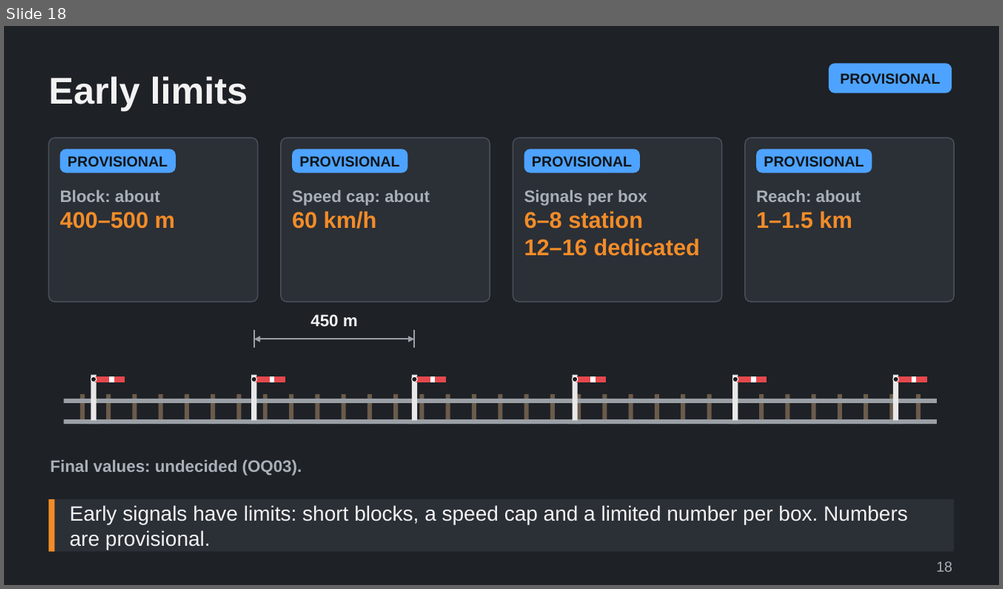
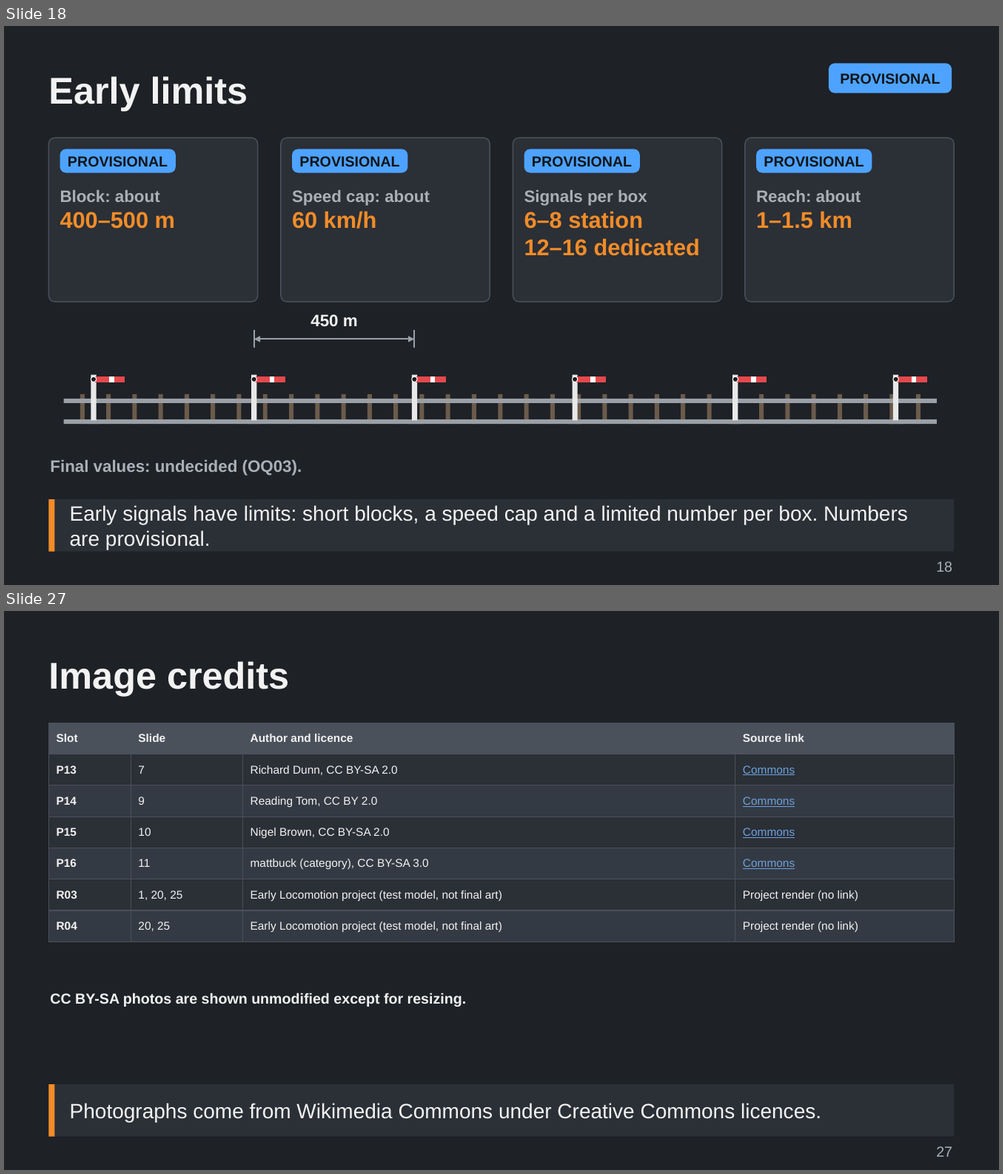
Before and after one commit to Tarenkookoo/Satisfactory---Early-Locomotion, a slide deck: Reporting/Claude Presents/Deck2_Signals/Signals_and_Signal_Boxes_Explained.pptx. Shown one above the other, each under a label of ours: slide 18 before the commit, slides 18 and 27 after it; the slides between them are not shown. The pictures are 1003x589 and 1003x1174 pixels, drawn with LibreOffice and Linux fonts; fonts in the diff are those of the drawing. Boxes give left, top, right and bottom in pixels: in the first picture for what was removed or moved away, otherwise in the second. Text is boxed around its words. In the diff, an @@ line names an element or a change of style, - is before the commit and + after.

```diff
--- a/Reporting/Claude Presents/Deck2_Signals/Signals_and_Signal_Boxes_Explained.pptx
+++ b/Reporting/Claude Presents/Deck2_Signals/Signals_and_Signal_Boxes_Explained.pptx
@@ slide 27 added at (4, 611, 999, 1170), background #1E2126 @@
@@ title added at (48, 661, 289, 696), 36 pt, text #F2F2F2, bold @@
+Image credits
@@ table added at (48, 723, 954, 943), 7 rows, 4 columns @@
+Slot | Slide | Author and licence | Source link
+P13 | 7 | Richard Dunn, CC BY-SA 2.0 | Commons
+P14 | 9 | Reading Tom, CC BY 2.0 | Commons
+P15 | 10 | Nigel Brown, CC BY-SA 2.0 | Commons
+P16 | 11 | mattbuck (category), CC BY-SA 3.0 | Commons
+R03 | 1, 20, 25 | Early Locomotion project (test model, not final art) | Project render (no link)
+R04 | 20, 25 | Early Locomotion project (test model, not final art) | Project render (no link)
@@ text added at (50, 993, 466, 1007), 14 pt, text #F2F2F2, bold @@
+CC BY-SA photos are shown unmodified except for resizing.
@@ rectangle added at (48, 1085, 954, 1137), fill #2B2F36, 20 pt, text #F2F2F2 @@
+Photographs come from Wikimedia Commons under Creative Commons licences.
@@ rectangle added at (48, 1085, 55, 1137), fill #F28C28 @@
@@ text added at (936, 1147, 952, 1157), 14 pt, text #A9B0B8 @@
+27
```
Also in this commit, not shown: 8 other slides added, 5 other files.
